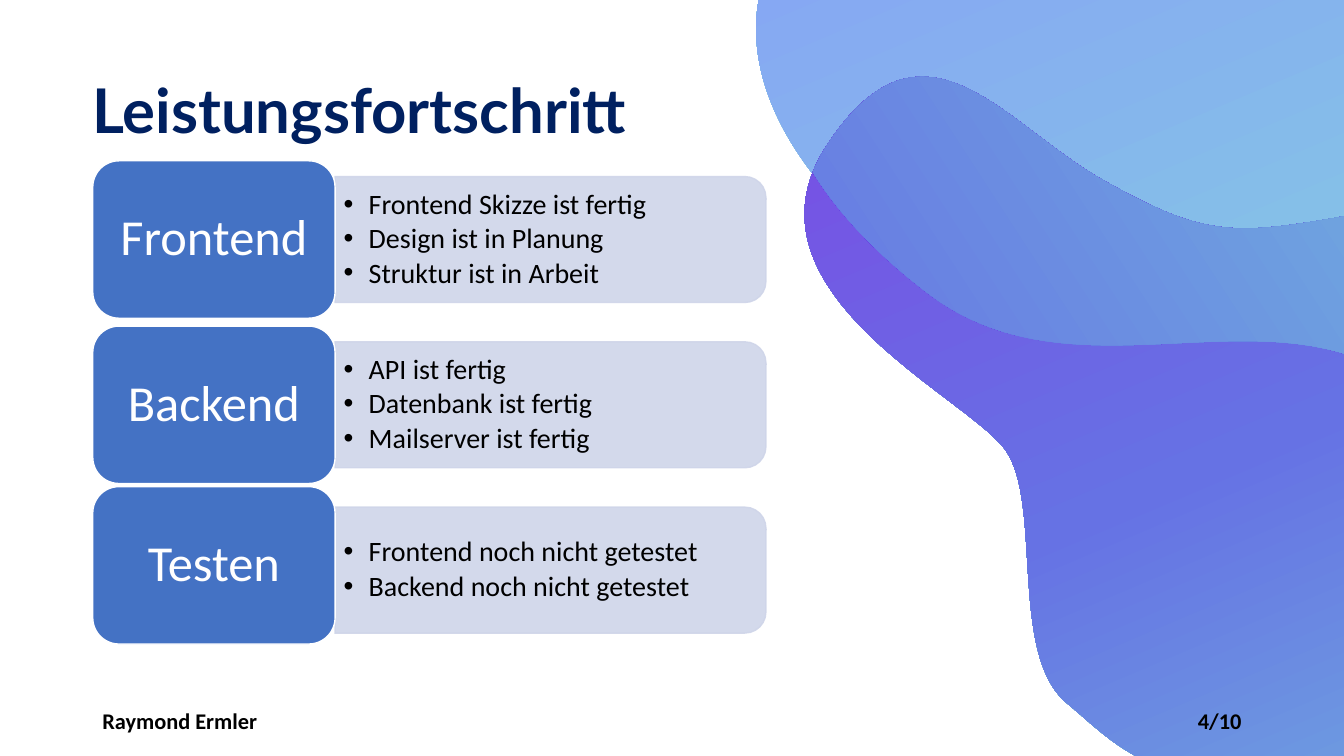
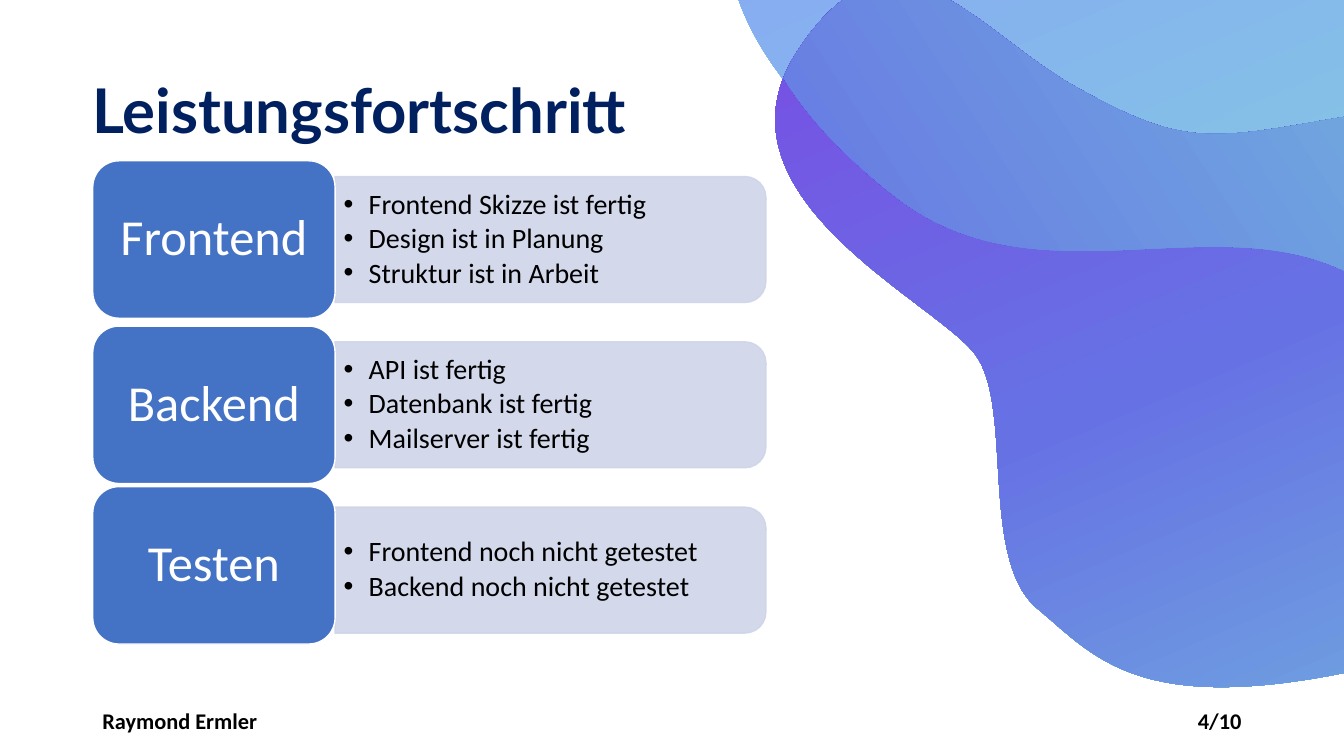
Before and after one commit to LuckyForce/ShareList, a slide deck: slide 4 of documents/T3-ShareList-Statusbericht_v1.0.pptx. Drawn at 1344x756 pixels with LibreOffice and Linux fonts; fonts in the diff are those of the drawing. Boxes give left, top, right and bottom in pixels: in the first picture for what was removed or moved away, otherwise in the second. Text is boxed around its words. In the diff, an @@ line names an element or a change of style, - is before the commit and + after.

```diff
--- a/documents/T3-ShareList-Statusbericht_v1.0.pptx
+++ b/documents/T3-ShareList-Statusbericht_v1.0.pptx
@@ 3 freeform shapes: place and size @@
-3 freeform shapes at bbox=[647, 0, 1344, 756]
+3 freeform shapes at bbox=[617, 0, 1344, 756]
```
Also in this commit, not shown: 8 other slides changed, 1 other file.
